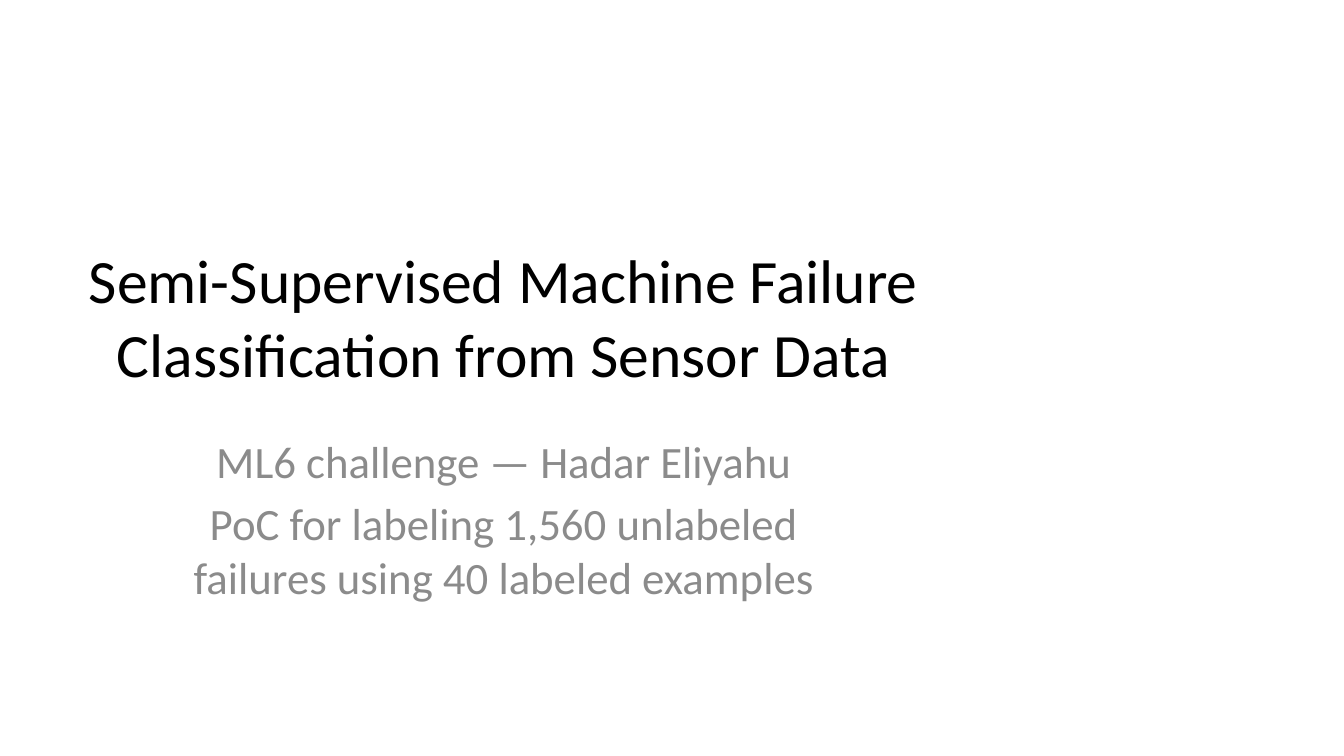
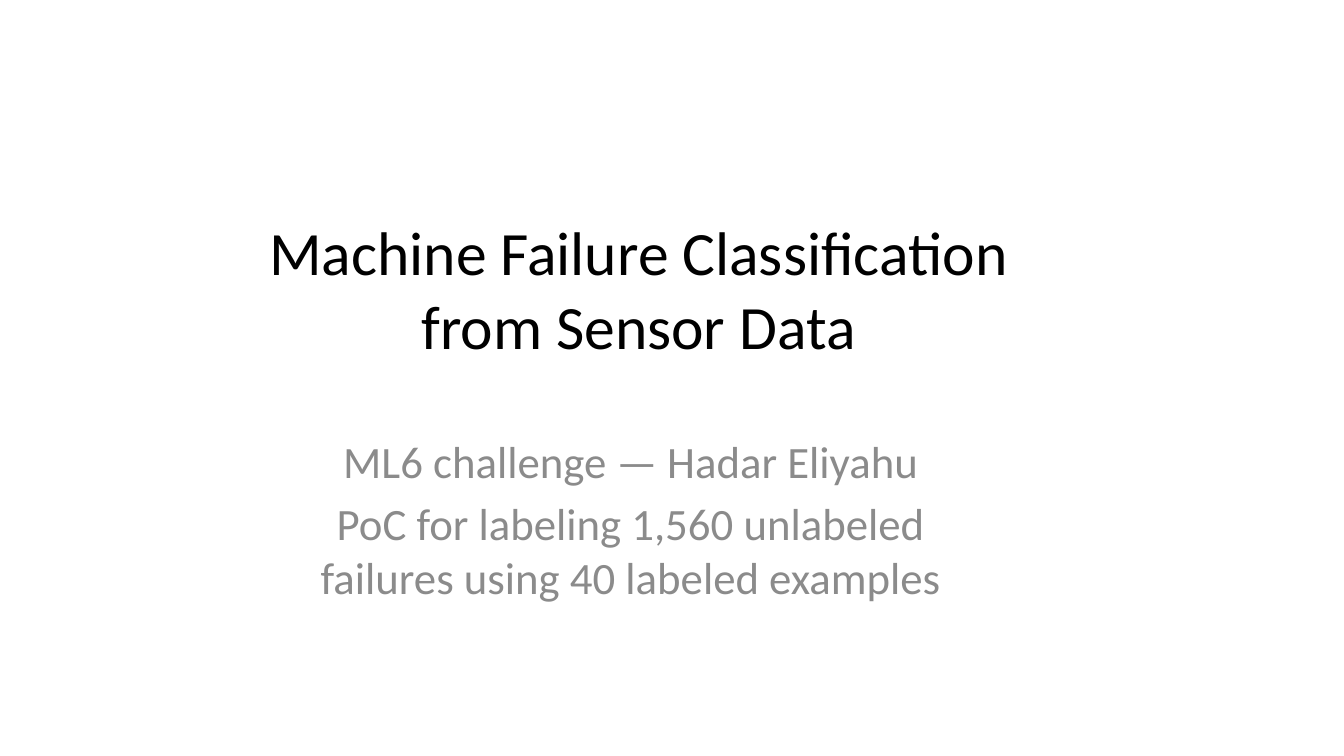
Before and after one commit to hadareal/sensor-failure-clustering, a slide deck: slide 1 of presentation/ML6_machine_failure_presentation_final.pptx. Drawn at 1344x756 pixels with LibreOffice and Linux fonts; fonts in the diff are those of the drawing. Boxes give left, top, right and bottom in pixels: in the first picture for what was removed or moved away, otherwise in the second. Text is boxed around its words. In the diff, an @@ line names an element or a change of style, - is before the commit and + after.

Commit message:
Add supervised baselines and select Random Forest

```diff
--- a/presentation/ML6_machine_failure_presentation_final.pptx
+++ b/presentation/ML6_machine_failure_presentation_final.pptx
@@ title at box(269, 232, 1008, 350): text changed @@
-Semi-Supervised Machine Failure Classification from Sensor Data
+Machine Failure Classification from Sensor Data
@@ subtitle "ML6 challenge — Hadar Eliyahu": place and size @@
-subtitle "ML6 challenge — Hadar Eliyahu" at box(194, 447, 813, 602)
+subtitle "ML6 challenge — Hadar Eliyahu" at box(321, 447, 940, 602)
```
Also in this commit, not shown: 10 other slides changed, 1 slide added, 4 other files.
